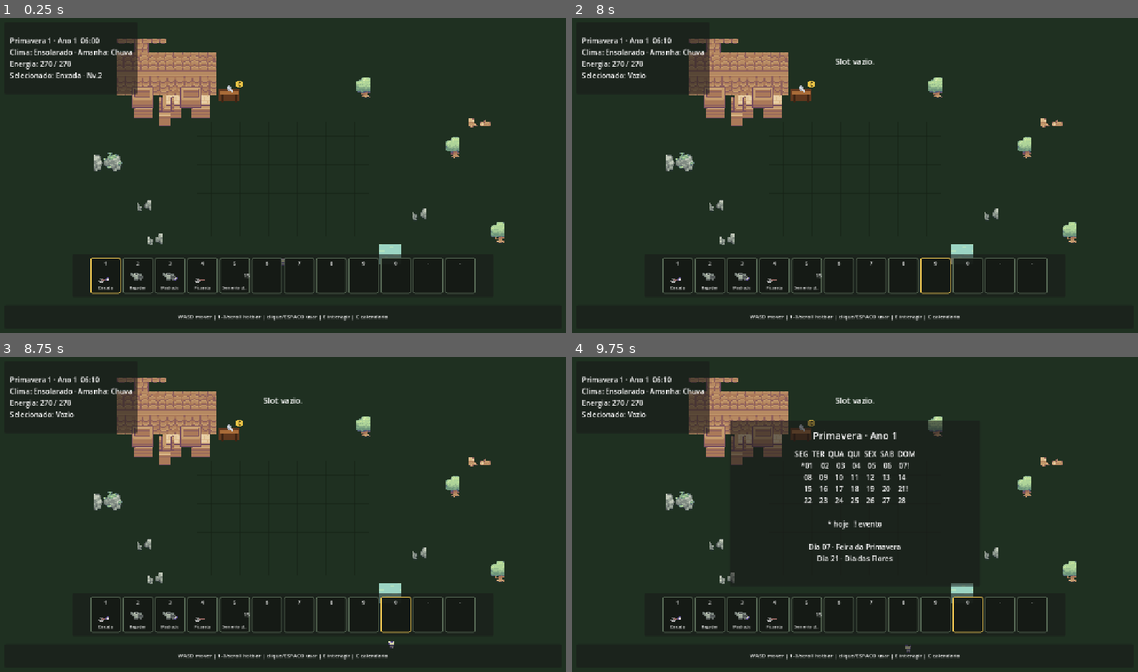
Above: before the commit, frames 1-4 (two rows, left to right).
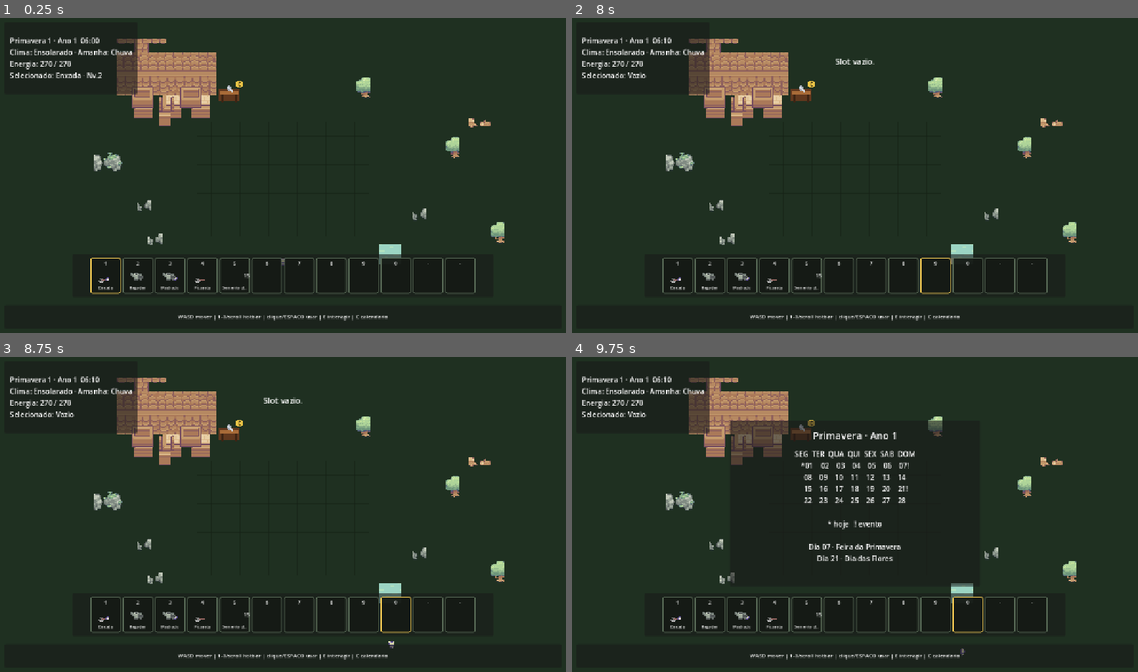
Above: after the commit, the same moments.

Repository: HelioConde/GameSlime
Game: Godot game, scene res://scenes/world/main.tscn
Same seed, same stepped clock (60 frames per second), same inputs: the game is played once before the commit and once after it.
Inputs (mouse positions are in pixels of both pictures, inside the frame that each line leads up to):
- Up to frame 1 (0.25 s): no input
- Up to frame 2 (8 s): tap Enter at 0.5, 3.5, 5 s; move the mouse to (979, 159) at 0.52 s; hold D 0.53-1.28 s; tap E at 0.6 s; click (979, 159) at 0.67 s; tap Space at 0.77, 1.25, 1.52, 3.02, 3.77, 4.25, 4.52, 5.75, 6.02, 6.77, 7.52 s; move the mouse to (741, 191) at 1.27 s; hold S 1.28-2.03 s; tap 1 at 1.35 s; move the mouse to (911, 106) at 2.02 s; hold D 2.03-2.78 s; tap 2 at 2.1 s; move the mouse to (826, 238) at 2.77 s; hold W 2.78-3.53 s; tap 3 at 2.85 s; click (826, 238) at 2.92 s; move the mouse to (1024, 222) at 3.52 s; hold A 3.53-5.03 s; tap 4 at 3.6 s; move the mouse to (685, 128) at 4.27 s; tap 5 at 4.35 s; move the mouse to (883, 175) at 5.02 s; hold S 5.03-5.78 s; tap 6 at 5.1 s; click (883, 175) at 5.17 s; move the mouse to (770, 93) at 5.77 s; hold D 5.78-6.53 s; tap 7 at 5.85 s; move the mouse to (979, 159) at 6.52 s; hold W 6.53-7.28 s; tap 8 at 6.6 s; move the mouse to (741, 191) at 7.27 s; hold D from 7.28 s (still down); tap 9 at 7.35 s; click (741, 191) at 7.42 s
- Up to frame 3 (8.75 s): move the mouse to (339, 445) at 8.02 s; release D at 8.03 s; hold S from 8.03 s (still down); tap 0 at 8.1 s
- Up to frame 4 (9.75 s): move the mouse to (826, 577) at 8.77 s; release S at 8.78 s; hold A 8.78-9.53 s; tap C at 8.85 s; tap Space at 9.02 s; move the mouse to (1024, 561) at 9.52 s; hold W from 9.53 s (still down); tap E at 9.6 s; click (1024, 561) at 9.67 s

Frames 1-3 are identical in both runs. In frame 4, 0.1% of the frame differs, in the area x 46-70%, y 12-95%.

Commit message:
feat: pause world while calendar is open

Diff:
--- a/scripts/ui/game_hud.gd
+++ b/scripts/ui/game_hud.gd
@@ -20,6 +20,7 @@
 var _slot_amounts: Array[Label] = []
 
 func _ready() -> void:
+	process_mode = Node.PROCESS_MODE_ALWAYS
 	call_deferred("_bind_player")
 	help_label.text = "WASD mover | 1-0/scroll hotbar | clique/ESPACO usar | E interagir | C calendario"
 	calendar_panel.visible = false
@@ -224,6 +225,8 @@
 
 func _toggle_calendar() -> void:
 	calendar_panel.visible = not calendar_panel.visible
+	get_tree().paused = calendar_panel.visible
+
 	if calendar_panel.visible:
 		_refresh_calendar_panel()
 
